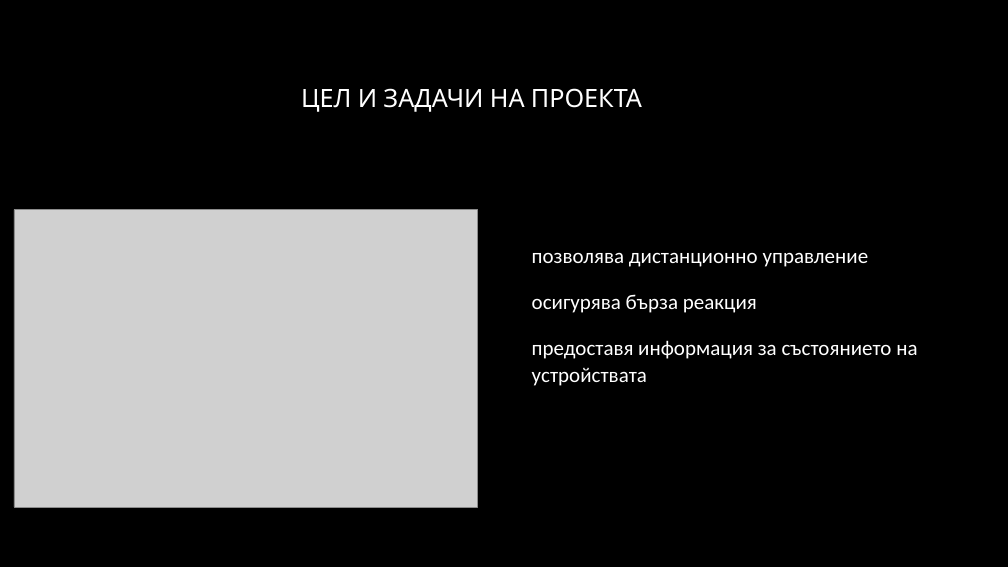
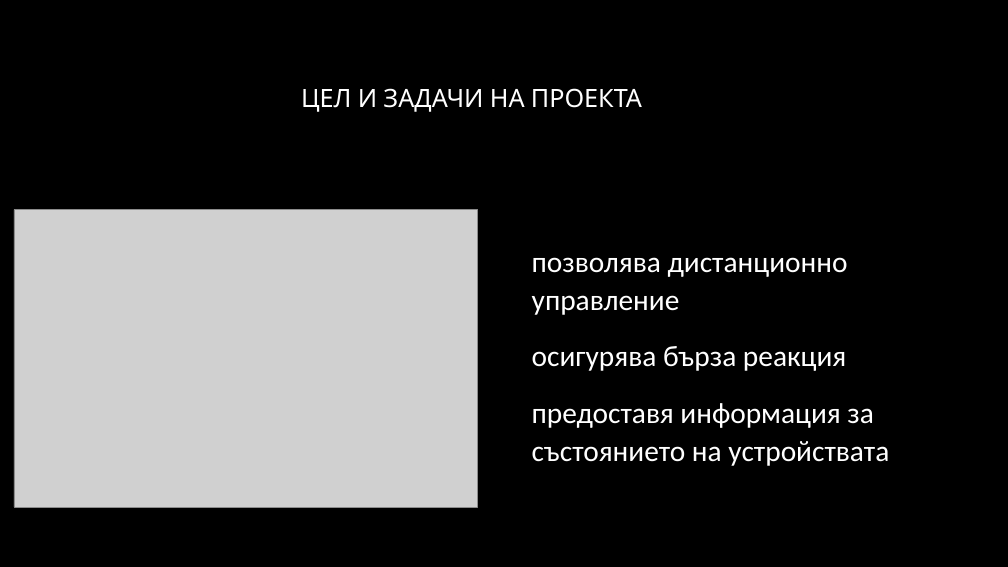
Before and after one commit to pgee-dzi2024/ThemeSP_2603, a slide deck: slide 3 of DR/Защита.pptx. Drawn at 1008x567 pixels with LibreOffice and Linux fonts; fonts in the diff are those of the drawing; grey boxes stand for pictures; background and template pictures are left out. Boxes give left, top, right and bottom in pixels: in the first picture for what was removed or moved away, otherwise in the second. Text is boxed around its words. In the diff, an @@ line names an element or a change of style, - is before the commit and + after.

Commit message:
проект

```diff
--- a/DR/Защита.pptx
+++ b/DR/Защита.pptx
@@ text "позволява дистанционно управление" at box(532, 257, 889, 466): size 20 to 28 pt @@
```
Also in this commit, not shown: 4 other slides changed.
